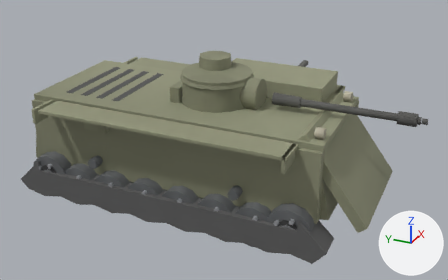
Before and after pictures for a commit that changed the glTF model client/assets/models/m3lee.glb.
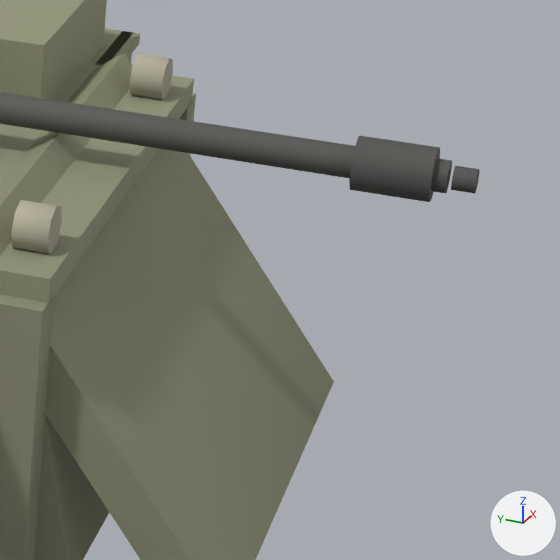
The first picture shows the older version from a 50 mm camera at (-10.78, -5.5, 6.73) aimed at (0.32, -0.5, 1.18). The close-ups show the older and then the newer version on the part from 69% to 100% of the width and 28% to 77% of the height of that picture. Only the edits that show in the close-ups are written down. Lighting does not change. The marker at lower right points along +X, +Y and +Z. Where no turn or scale is listed for an object, it has been applied to the vertices. Vertices at exactly the same position are counted once.

Objects in the first close-up: 'barrel', 'glacis', 'hullSide', 'hullTop', 'lowerPlate'.
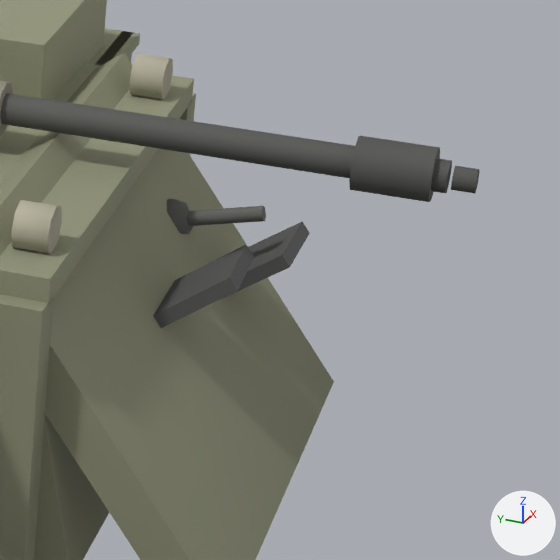
Pixel boxes [x1, y1, x2, y2] of what changed, in the close-ups (560 x 560 px):
part 1 of me_mesh_18, added
    after: [167, 199, 194, 234]
part 2 of me_mesh_18, added
    after: [186, 206, 266, 226]
part 3 of me_mesh_18, added
    after: [153, 222, 310, 328]

The change, as a diff of the scene's bpy script:
```diff
--- a/client/assets/models/m3lee.glb.py
+++ b/client/assets/models/m3lee.glb.py
@@ me_mesh_18 @@
 # used by ob_glacis; location = (0.0, 0.0, 0.0)
-me_mesh_18.from_pydata(...)  # 8 vertices, 12 faces; spans x -1.22..1.22, y -3.97..-2.6, z 0.62..2.34
+me_mesh_18.from_pydata(...)  # 80 vertices, 132 faces; spans x -1.22..1.22, y -3.97..-2.15, z 0.62..2.34
+# me_mesh_18 part 1: a new loose piece, a UV sphere (8 segments, 4 rings, poles along z) spanning x 0.56..0.8, y -3.29..-3.05, z 1.59..1.83, in mat_glacis_mat
+# me_mesh_18 part 2: a new loose piece of 14 vertices spanning x 0.64..0.71, y -3.63..-3.17, z 1.68..1.87, in mat_glacis_mat
+# me_mesh_18 part 3: 16 vertices added at x -0.21..1.01, y -3.8..-2.99, z 1.15..1.86
+# other edits to the shape of me_mesh_18 do not show in these pictures
 me_mesh_18.materials.append(mat_glacis_mat)
```
